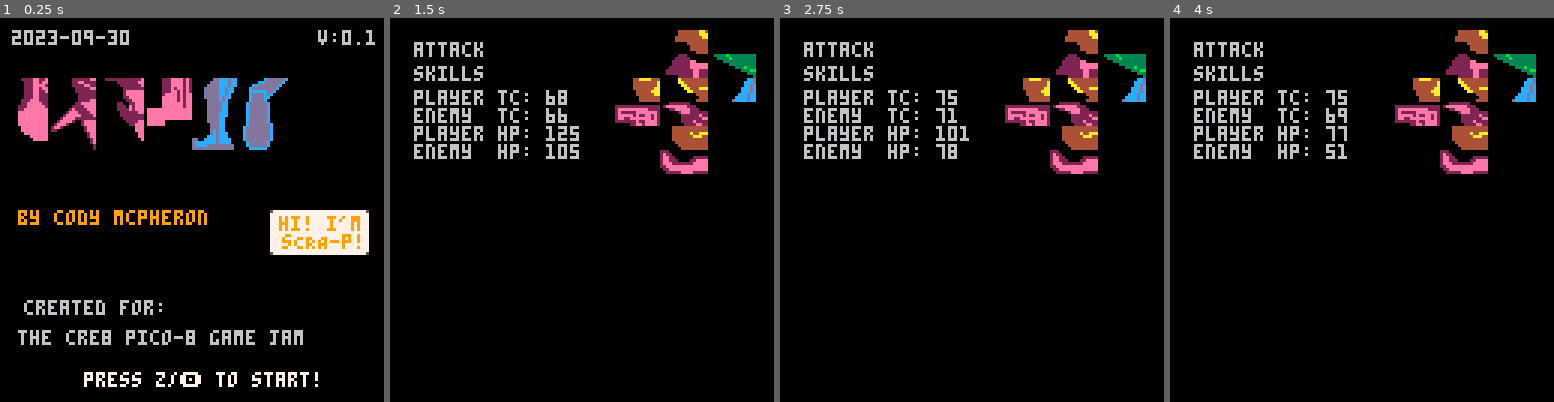
Above: before the commit, frames 1-4 (left to right).
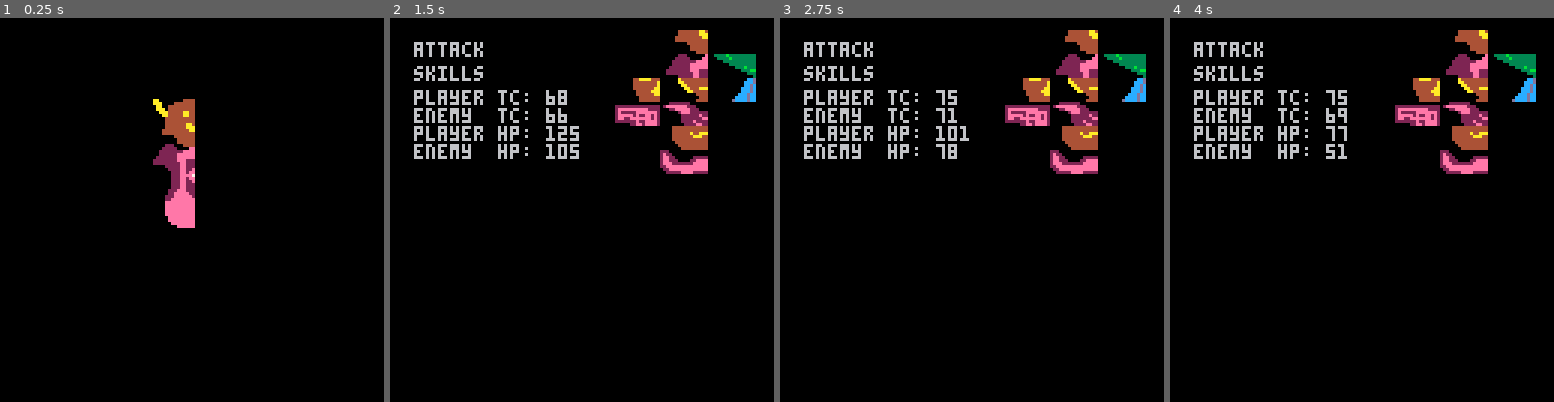
Above: after the commit, the same moments.

Repository: acmcpheron02/scra-p
Game: PICO-8 cartridge scra-p.p8
Two runs of this game, one before a commit and one after it. Both use one fixed random seed, a clock stepped at 60 frames per second and the inputs below.
Inputs:
- Up to frame 1 (0.25 s): no input
- Up to frame 2 (1.5 s): tap O (Z key) at 0.7 s
- Up to frame 3 (2.75 s): tap O (Z key) at 1.7, 2.1, 2.5 s; hold Up 2.15-2.42 s
- Up to frame 4 (4 s): tap O (Z key) at 2.9, 3.3, 3.7 s; hold Down 3.63-3.97 s

The runs differ from the first frame. In frame 1, 16% of the frame differs, in the area x 3-98%, y 3-97%; in frame 2, less than 0.1%; in frame 3, less than 0.1%; in frame 4, less than 0.1%.

Commit message:
Connection logic works, but it's messy

Diff:
--- a/parts.p8
+++ b/parts.p8
@@ -3,5 +3,35 @@
 __lua__
 
 pdepot = {
-    head1 = {2, 8, 14, 16}
+    frame1 = {
+        slot = 'frame',
+        s_pos = {2, 24, 14, 28},
+        anchor = {15, 34},
+        joints = {
+            head = {15,24},
+            arm = {7,31},
+            leg = {9,50}
+        },
+    },
+    head1 = {
+        slot = 'head',
+        s_pos = {2, 8, 14, 16},
+        anchor = {15, 23}, --sprite sheet location
+    }
 }
+
+function p_xoff(part)
+    return part.anchor[1] - part.s_pos[1]
+end
+
+function p_yoff(part)
+    return part.anchor[2] - part.s_pos[2]
+end
+
+function j_xoff(part, ref)
+    return part.anchor[1] - part.joints[ref][1]
+end
+
+function j_yoff(part, ref)
+    return part.anchor[2] - part.joints[ref][2]
+end
--- a/scra-p.p8
+++ b/scra-p.p8
@@ -7,6 +7,7 @@
 #include enemy.p8
 #include managers.p8
 #include ui.p8
+#include parts.p8
 
 game_states = {title, combat}
 game_state = nil
@@ -36,7 +37,19 @@
 
 function title.state_draw()
     cls()
-    title_ui()
+    --title_ui()
+    local frame = pdepot.frame1
+    local head = pdepot.head1
+    local posx = 64
+    local posy = 52
+    -- sspr(frame.s_pos[1],frame.s_pos[2],frame.s_pos[3],frame.s_pos[4],posx,posy)
+    -- pset(frame.joints.head[1]+posx-frame.s_pos[1], frame.joints.head[2]+posy-frame.s_pos[2], 7)
+    -- pset(frame.joints.arm[1]+posx-frame.s_pos[1], frame.joints.arm[2]+posy-frame.s_pos[2], 7)
+    -- sspr(head.s_pos[1],head.s_pos[2],head.s_pos[3],head.s_pos[4],posx+,posy)
+    sspr(frame.s_pos[1],frame.s_pos[2],frame.s_pos[3],frame.s_pos[4],posx-p_xoff(frame),posy-p_yoff(frame))
+    sspr(head.s_pos[1],head.s_pos[2],head.s_pos[3],head.s_pos[4],posx - j_xoff(frame, 'head')-p_xoff(head),posy - j_yoff(frame, "head")-p_yoff(head))
+    pset(64, 52, 7)
+
 end
 
 --combat definitions--
@@ -84,12 +97,12 @@
 00000000004444440000000000004444000004444444444400000000444444aa00000000000333bb330000000000000003777300000000000000000000000000
 00000000004444440000000000000444000000444444444400000000044444440000000000000333300000000000000000000000000000000000000000000000
 00000000000044440000000000004444000000044444444400000000044444440000000000000003300000000000000000000000000000000000000000000000
-00000022200000000002222222000000222000000000000000000000000000000000000000000ccd000000000000000000000000000000000000000000000000
-000002222200000002eeeeeee22200002e220000000000000222222222222222000000000000cccd000000000000000000000000000000000000000000000000
-0000222222ee000000022eeeee2220002ee220000002222202eeeeeeeeee2222000000000000ccdc000000000000000000000000000000000000000000000000
+000000222000000e0002222222000000222000000000000000000000000000000000000000000ccd000000000000000000000000000000000000000000000000
+00000222220000ee02eeeeeee22200002e220000000000000222222222222222000000000000cccd000000000000000000000000000000000000000000000000
+000022222222eeee00022eeeee2220002ee220000002222202eeeeeeeeee2222000000000000ccdc000000000000000000000000000000000000000000000000
 0000222222eeeeee0000002eee2222222ee222000022eeee02e22222eeeeeee200000000000cccdc000000000000000000000000000000000000000000000000
 0002222222eeeeee0000000222222e222eee2222222eeeee02eeeee2e22ee2e200000000000cccdc000000000000000c00000000000000000000000000000000
-00222222222ee22200000002222222ee22eeeeeeeeeeeeee02ee22eeeeeee2e20000000000cccdcc0000000000000ccc00000000000000000000000000000000
+0022222222eee22200000002222222ee22eeeeeeeeeeeeee02ee22eeeeeee2e20000000000cccdcc0000000000000ccc00000000000000000000000000000000
 00222222222ee22200000002222e2222022eeeeeeeeeeeee02222222e22eeee2000000000ccccdcc00000000000ccddc00000000000000000000000000000000
 00000022222ee222000000002222ee220022222eeee2222200000022ee2eeee200000000dccccdcc000000000ccddddc00000000000000000000000000000000
 00000002222ee22e00000000222222ee000222222222222e000000222eeee2e20000000ddcccdcc000000000cddddddc00000000000000000000000000000000
